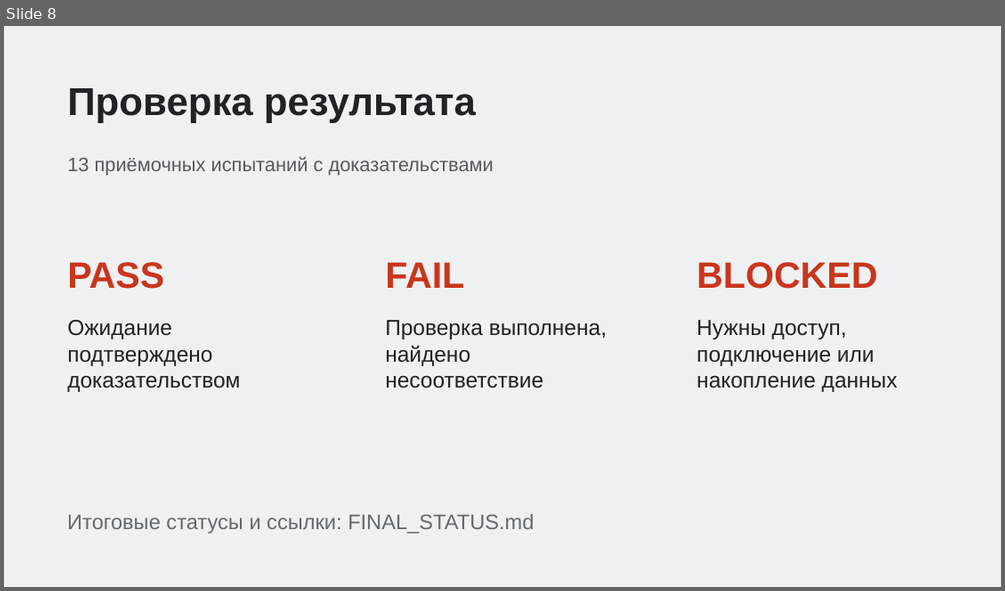
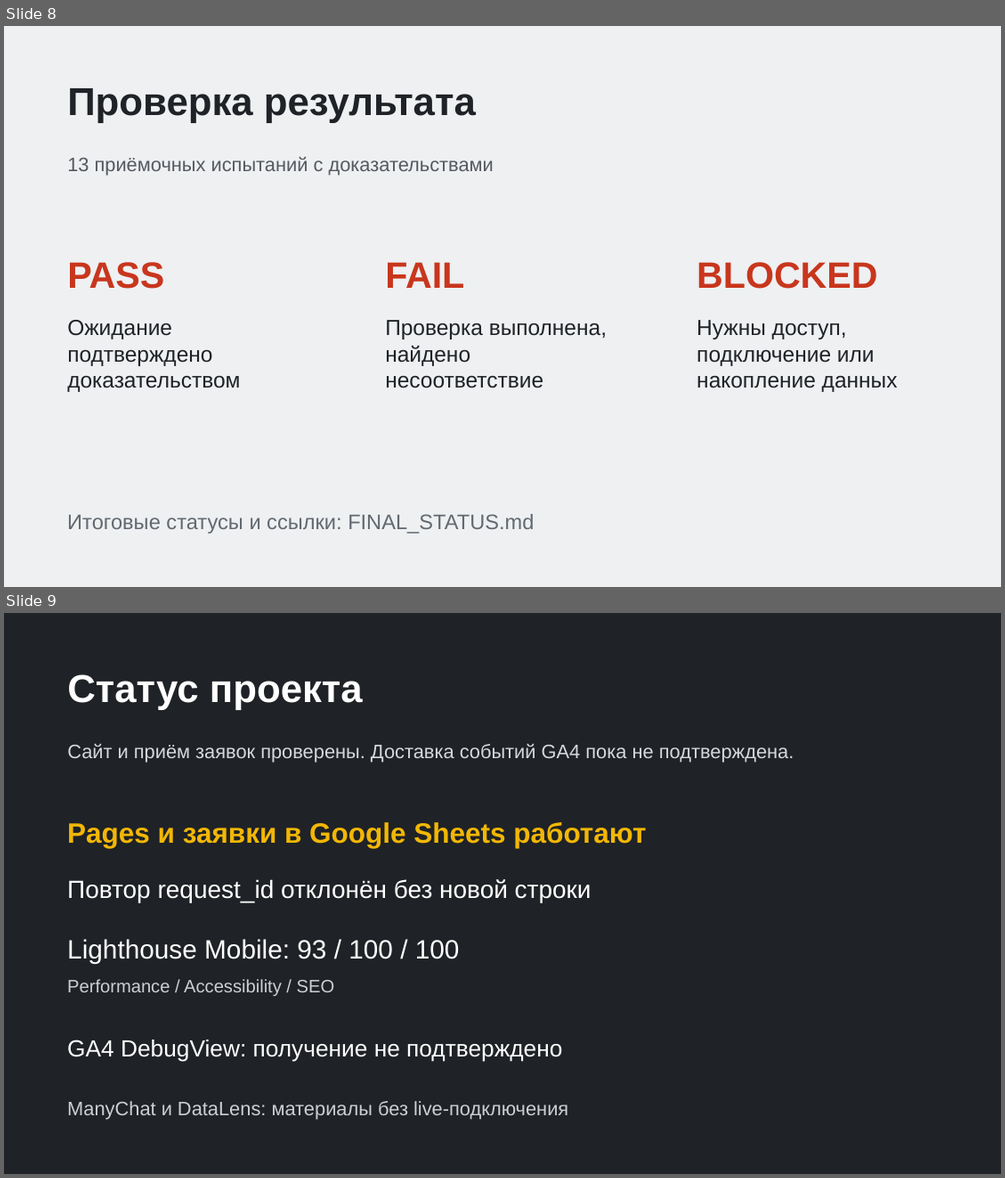
Before and after one commit to lastuser55556/kursovaya_rabota, a slide deck: deliverables/defense.pptx. Shown one above the other, each under a label of ours: slide 8 before the commit, slides 8 and 9 after it. The pictures are 1005x591 and 1005x1178 pixels, drawn with LibreOffice and Linux fonts; fonts in the diff are those of the drawing. Boxes give left, top, right and bottom in pixels: in the first picture for what was removed or moved away, otherwise in the second. Text is boxed around its words. In the diff, an @@ line names an element or a change of style, - is before the commit and + after.

```diff
--- a/deliverables/defense.pptx
+++ b/deliverables/defense.pptx
@@ slide 9 added at [4,613,1001,1174], background #1F2226 @@
@@ text added at [67,674,363,710], 37.5 pt, text #FFFFFF, bold @@
+Статус проекта
@@ text added at [67,744,794,763], 18.8 pt, text #D5D9DD @@
+Сайт и приём заявок проверены. Доставка событий GA4 пока не подтверждена.
@@ text added at [67,822,646,848], 27 pt, text #F2B705, bold @@
+Pages и заявки в Google Sheets работают
@@ text added at [67,879,591,903], 24 pt, text #FFFFFF @@
+Повтор request_id отклонён без новой строки
@@ text added at [67,939,460,963], 25.5 pt, text #FFFFFF @@
+Lighthouse Mobile: 93 / 100 / 100
@@ text added at [67,979,335,996], 17.2 pt, text #CCD0D4 @@
+Performance / Accessibility / SEO
@@ text added at [67,1039,562,1062], 22.5 pt, text #FFFFFF @@
+GA4 DebugView: получение не подтверждено
@@ text added at [67,1101,568,1119], 18.8 pt, text #CCD0D4 @@
+ManyChat и DataLens: материалы без live-подключения
```
Also in this commit, not shown: 1 slide changed, 1 slide removed, 32 other files.
